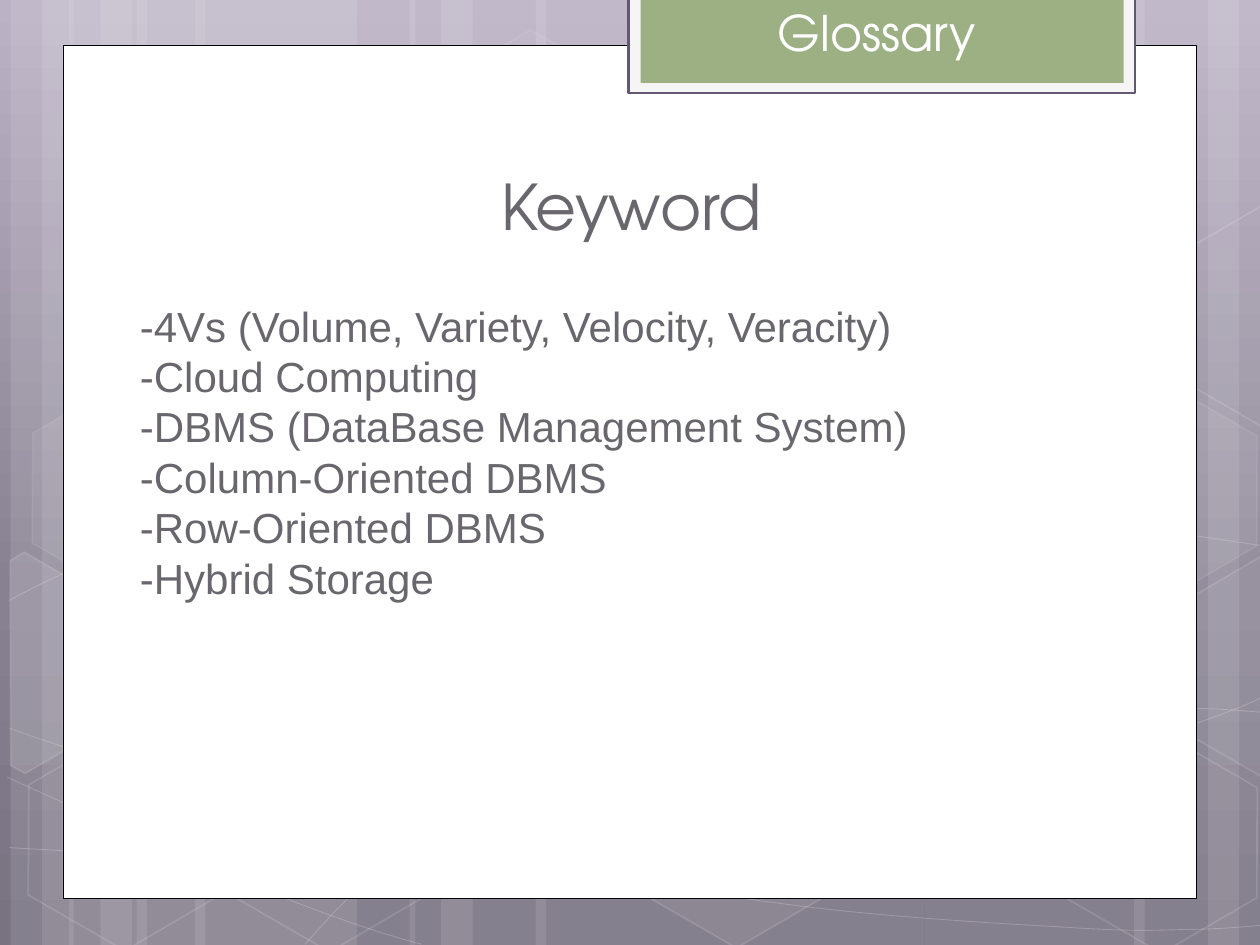
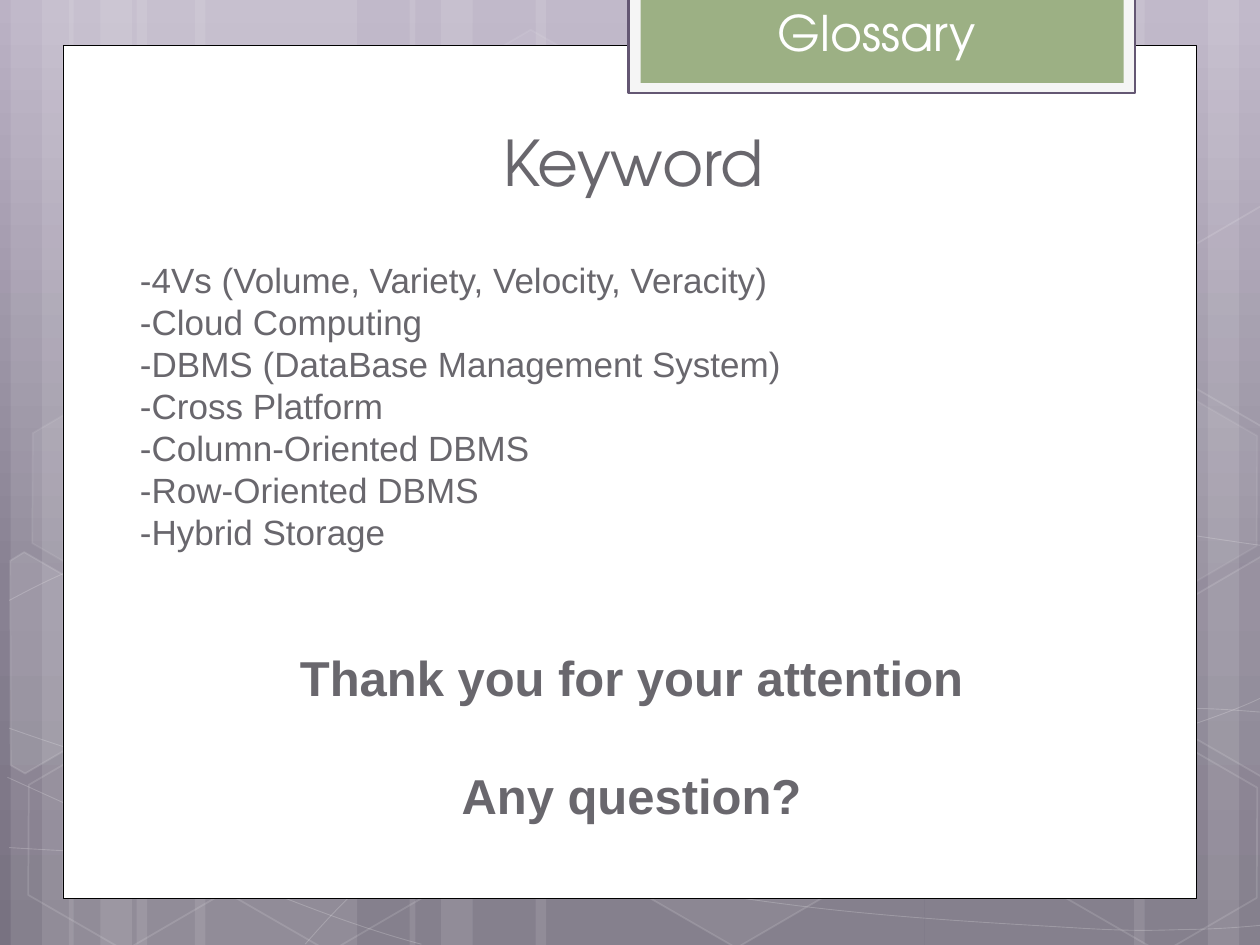
Before and after one commit to helpcat/bigdataworkshop2, a slide deck: slide 29 of slides/MonetDB workshop.pptx. Drawn at 1260x945 pixels with LibreOffice and Linux fonts; fonts in the diff are those of the drawing. Boxes give left, top, right and bottom in pixels: in the first picture for what was removed or moved away, otherwise in the second. Text is boxed around its words. In the diff, an @@ line names an element or a change of style, - is before the commit and + after.

```diff
--- a/slides/MonetDB workshop.pptx
+++ b/slides/MonetDB workshop.pptx
@@ text "Keyword": place and size @@
-text "Keyword" at [501,183,761,242]
+text "Keyword" at [503,139,763,198]
@@ text "-4Vs (Volume, Variety, Velocity, Veracity)": place and size @@
-text "-4Vs (Volume, Variety, Velocity, Veracity)" at [140,311,908,602]
+text "-4Vs (Volume, Variety, Velocity, Veracity)" at [140,267,780,552]
@@ text at [140,267,780,552]: size 24 to 20 pt @@
@@ text at [140,393,383,420]: paragraph added @@
+-Cross Platform
@@ text added at [300,660,964,824], 28 pt, text #69676D, bold @@
+Thank you for your attention
+Any question?
```
Also in this commit, not shown: 4 other slides changed, 1 slide removed, 2 other files.
